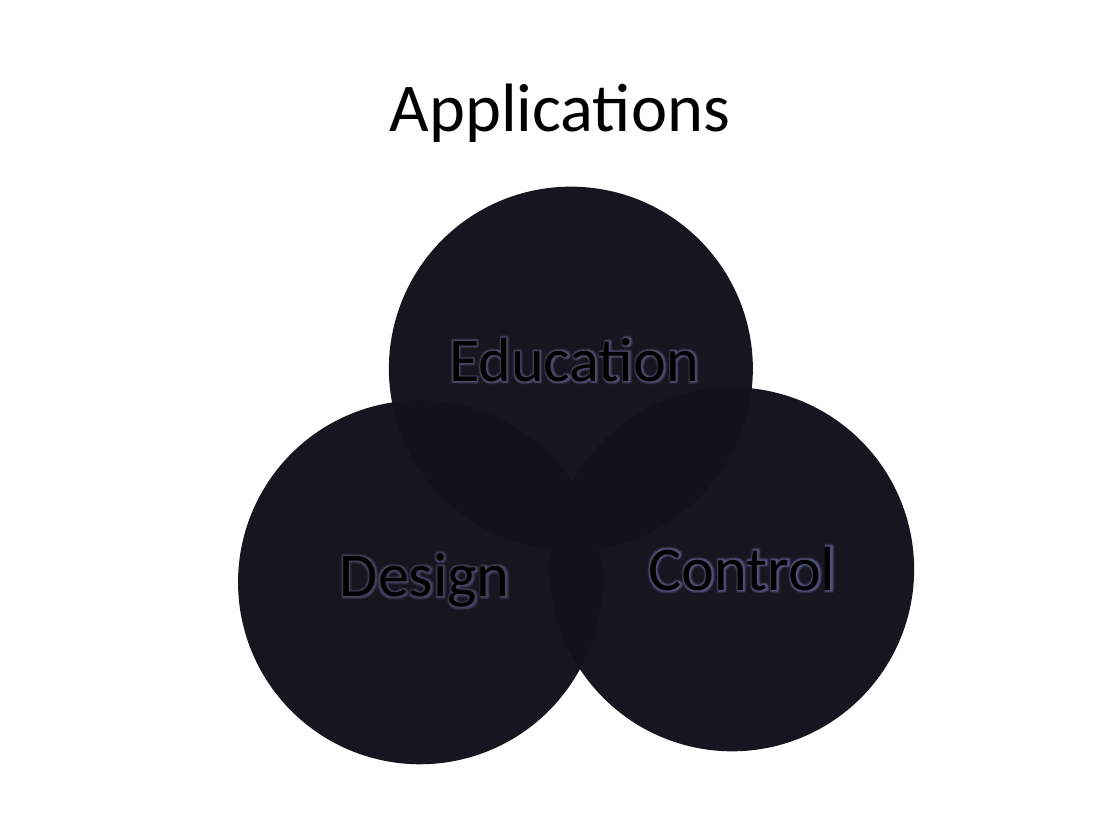
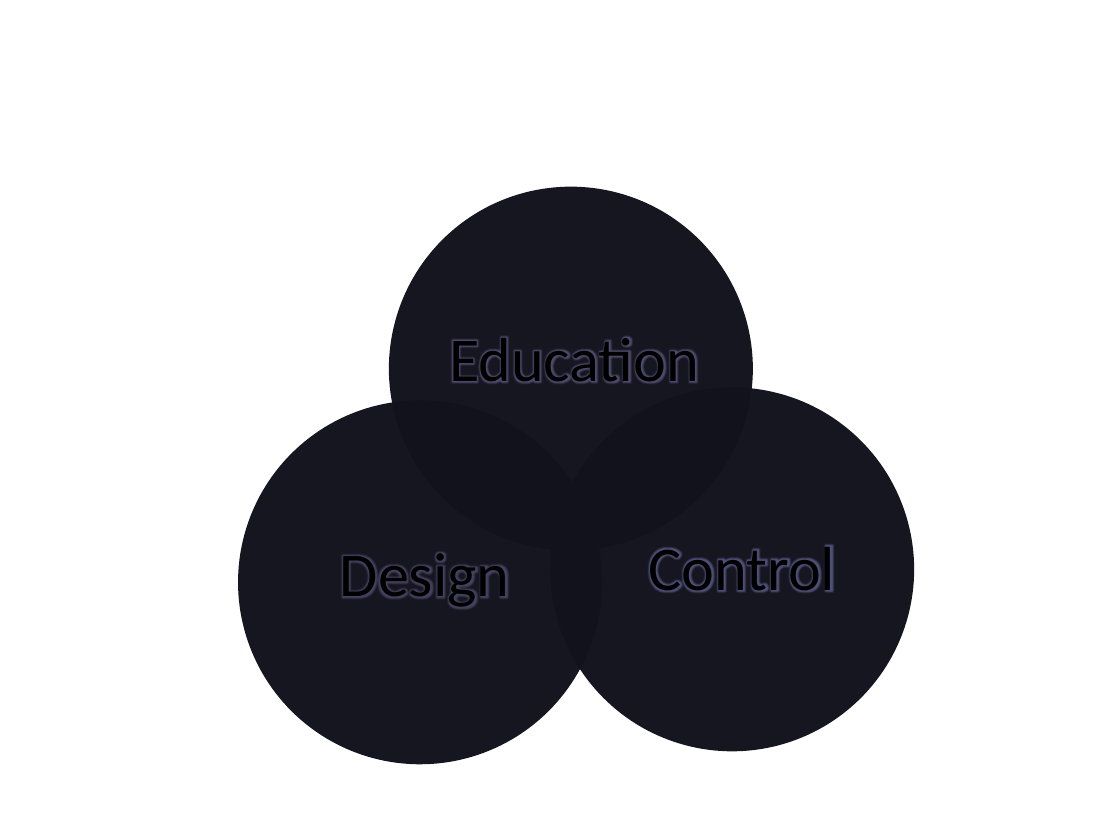
Before and after one commit to aphill70/Capstone-Winter--12, a slide deck: slide 5 of capstone-presentation.pptx (slide 4 before the commit). Drawn at 1120x840 pixels with LibreOffice and Linux fonts; fonts in the diff are those of the drawing. Boxes give left, top, right and bottom in pixels: in the first picture for what was removed or moved away, otherwise in the second. Text is boxed around its words. In the diff, an @@ line names an element or a change of style, - is before the commit and + after.

Commit message:
added presentation update

```diff
--- a/capstone-presentation.pptx
+++ b/capstone-presentation.pptx
@@ title removed at [390,83,730,142] @@
-Applications
```
Also in this commit, not shown: 1 slide added.
